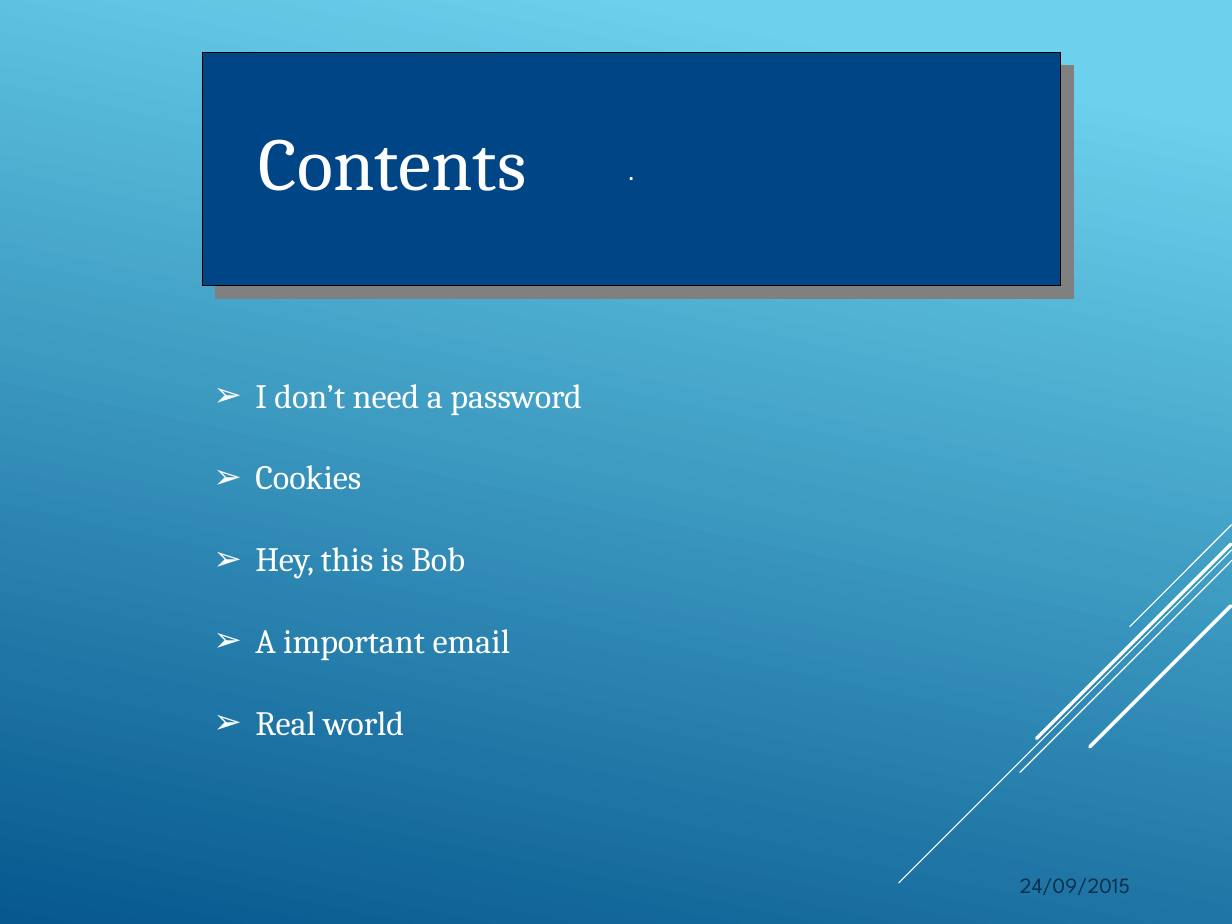
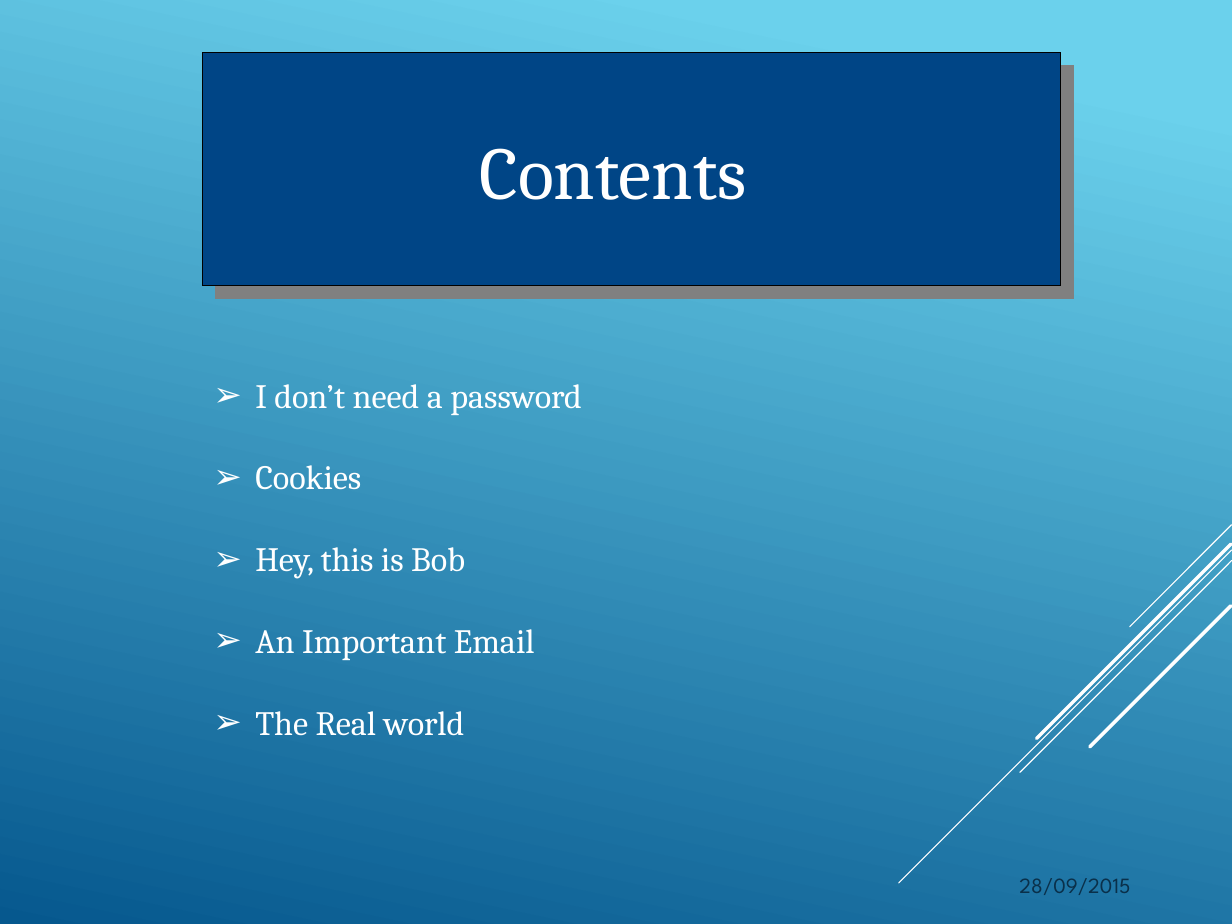
Before and after one commit to lyifan/jsct, a slide deck: slide 2 of doc/jsct.pptx. Drawn at 1232x924 pixels with LibreOffice and Linux fonts; fonts in the diff are those of the drawing. Boxes give left, top, right and bottom in pixels: in the first picture for what was removed or moved away, otherwise in the second. Text is boxed around its words. In the diff, an @@ line names an element or a change of style, - is before the commit and + after.

```diff
--- a/doc/jsct.pptx
+++ b/doc/jsct.pptx
@@ text in freeform shape at bbox=[202, 53, 1061, 285]: text removed @@
-.
@@ text "Contents": place and size @@
-text "Contents" at bbox=[259, 139, 526, 191]
+text "Contents" at bbox=[479, 148, 746, 200]
@@ text at bbox=[255, 629, 535, 736]: text changed @@
-➢ A important email
-➢ Real world
+➢ An Important Email
+➢ The Real world
@@ text at bbox=[1019, 878, 1130, 895]: text changed @@
-24/09/2015
+28/09/2015
```
Also in this commit, not shown: 6 other slides changed, 3 slides added.
